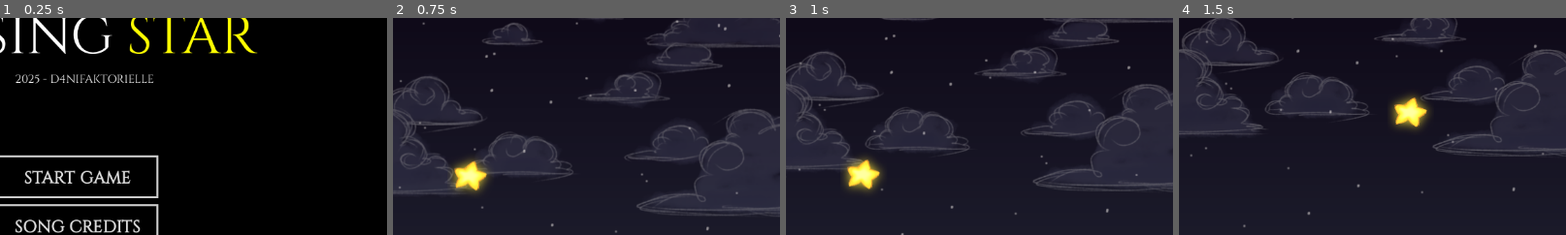
Above: before the commit, frames 1-4 (left to right).
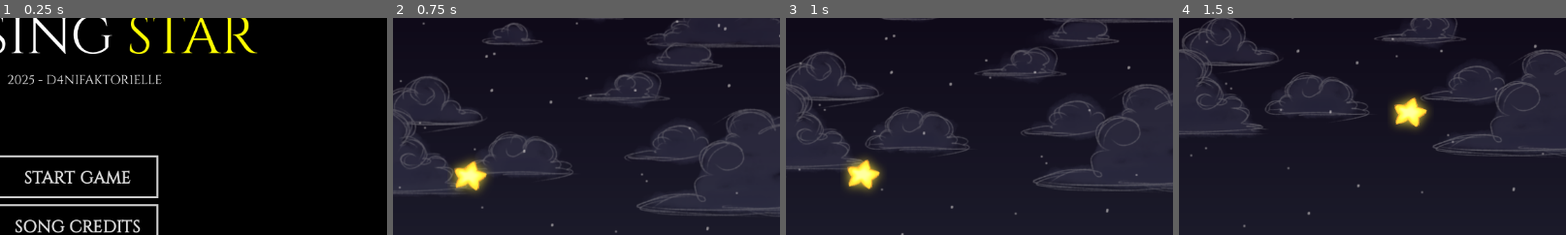
Above: after the commit, the same moments.

Repository: D4NIFAKTOR1ELLE/MissingStar
Game: Godot game, scene res://Game.tscn
Two runs of this game, one before a commit and one after it. Both use one fixed random seed, a clock stepped at 60 frames per second and the inputs below.
Inputs (mouse positions are % of the whole screen's width and height, from its top left):
- Up to frame 1 (0.25 s): no input
- Up to frame 2 (0.75 s): click "START GAME" at 0.5 s
- Up to frame 3 (1 s): no input
- Up to frame 4 (1.5 s): move the mouse to (72, 45) at 1.27 s; hold D (right) from 1.28 s (still down); hold C (controls, bound only after the commit) from 1.28 s (still down)
The pictures show only the part of the screen within x 42-92%, y 23-73%; the shares and areas given below are measured in that part.

The runs differ from the first frame. In frame 1, 1.0% of the frame differs, in the area x 2-42%, y 25-31%; in frame 2, nothing differs; in frame 3, nothing differs; in frame 4, nothing differs.

Commit message:
End screen

Diff:
--- a/missing-star/game.gd
+++ b/missing-star/game.gd
@@ -8,10 +8,19 @@
 var level3 = preload("res://levels/Level3.tscn")
 
 var current_level
+var time_elapsed := 0.0
 
 @onready var start_screen = $StartScreen
 
+func _ready():
+	set_physics_process(false)
+
+func _physics_process(delta: float) -> void:
+	time_elapsed += delta
+
 func start_game():
+	set_physics_process(true)
+
 	Globals.game = self
 	snowman = snowman.instantiate()
 	star = star.instantiate()
--- a/missing-star/levels/Level3.tscn
+++ b/missing-star/levels/Level3.tscn
@@ -70,3 +70,5 @@
 
 [node name="Sprite2D" type="Sprite2D" parent="GameEnd"]
 texture = SubResource("PlaceholderTexture2D_3ns6d")
+
+[connection signal="body_entered" from="GameEnd" to="." method="_on_game_end_body_entered"]
--- a/missing-star/levels/level_3.gd
+++ b/missing-star/levels/level_3.gd
@@ -1,11 +1,21 @@
 extends Node
+
+var end_screen = load("res://ui/EndScreen.tscn")
 
 func _ready():
 	await get_tree().process_frame
 
 	$Game/CollisionShape2D.set_deferred("disabled", false)
 
+func _on_game_end_body_entered(_body: Node2D) -> void:
+	Globals.game.set_physics_process(false)
 
-# Called every frame. 'delta' is the elapsed time since the previous frame.
-func _process(delta: float) -> void:
-	pass
+	Transition.fade_in()
+
+	end_screen = end_screen.instantiate()
+
+	Globals.game.add_child(end_screen)
+
+
+
+	Transition.hide()
--- a/missing-star/project.godot
+++ b/missing-star/project.godot
@@ -54,6 +54,11 @@
 "events": [Object(InputEventMouseButton,"resource_local_to_scene":false,"resource_name":"","device":-1,"window_id":0,"a …(258 unchanged characters)…
 ]
 }
+controls={
+"deadzone": 0.2,
+"events": [Object(InputEventKey,"resource_local_to_scene":false,"resource_name":"","device":-1,"window_id":0,"alt_pressed":false,"shift_pressed":false,"ctrl_pressed":false,"meta_pressed":false,"pressed":false,"keycode":67,"physical_keycode":0,"key_label":0,"unicode":99,"location":0,"echo":false,"script":null)
+]
+}
 
 [physics]
 
--- a/missing-star/ui/EndScreen.tscn
+++ b/missing-star/ui/EndScreen.tscn
@@ -1,8 +1,10 @@
-[gd_scene load_steps=2 format=3 uid="uid://4gd1aew5rii8"]
+[gd_scene load_steps=3 format=3 uid="uid://4gd1aew5rii8"]
 
 [ext_resource type="Theme" uid="uid://bxy5nqxtnhpek" path="res://ui/end_screen.tres" id="1_iuj6g"]
+[ext_resource type="Script" uid="uid://cxq0btv3whq5q" path="res://ui/end_screen.gd" id="1_tkj42"]
 
 [node name="EndScreen" type="CanvasLayer"]
+script = ExtResource("1_tkj42")
 
 [node name="BG" type="ColorRect" parent="."]
 offset_left = -54.0
@@ -15,20 +17,20 @@
 anchors_preset = 5
 anchor_left = 0.5
 anchor_right = 0.5
-offset_left = -294.0
-offset_top = 63.0
-offset_right = 316.0
-offset_bottom = 137.0
+offset_left = -292.0
+offset_top = 54.0
+offset_right = 318.0
+offset_bottom = 175.0
 grow_horizontal = 2
 theme_override_font_sizes/normal_font_size = 50
 bbcode_enabled = true
-text = "[center][color=yellow]YOU SAVED CHRISTMAS![/color][/center]"
+text = "[center][color=yellow]YOU COMPLETED THE CHRISTMAS TREE![/color][/center]"
 
 [node name="GridContainer" type="GridContainer" parent="."]
 offset_left = 272.0
-offset_top = 209.0
-offset_right = 924.0
-offset_bottom = 513.0
+offset_top = 232.0
+offset_right = 948.0
+offset_bottom = 512.0
 theme = ExtResource("1_iuj6g")
 columns = 2
 
--- a/missing-star/ui/StartScreen.tscn
+++ b/missing-star/ui/StartScreen.tscn
@@ -45,7 +45,7 @@
 offset_top = 231.0
 offset_right = 924.0
 offset_bottom = 254.0
-theme_override_font_sizes/normal_font_size = 17
+theme_override_font_sizes/normal_font_size = 19
 bbcode_enabled = true
 text = "[center]2025 - D4NIFAKTOR1ELLE[/center]"
 
--- /dev/null
+++ b/missing-star/ui/end_screen.gd
@@ -0,0 +1,33 @@
+extends CanvasLayer
+
+var completion_time
+var ornaments_collected
+
+func _ready() -> void:
+	set_process_input(false)
+
+	for element in $GridContainer:
+		element.hide()
+
+	$GridContainer/CompletionTime.text = _format_seconds(completion_time)
+	$GridContainer/SecretsCollected.text = "%d / 3" % ornaments_collected
+
+func _format_seconds(time : float) -> String:
+	var minutes := time / 60
+	var seconds := fmod(time, 60)
+	var milliseconds := fmod(time, 1) * 100
+
+	return "%02d:%02d:%02d" % [minutes, seconds, milliseconds]
+
+func reveal():
+	for element in $GridContainer:
+		element.show()
+
+	await get_tree().create_timer(1).timeout
+
+func _input(_event: InputEvent) -> void:
+	if Input.is_action_pressed("controls"):
+		await next()
+
+func next():
+	set_process_input(false)
Not shown, added: missing-star/ui/end_screen.gd.uid
